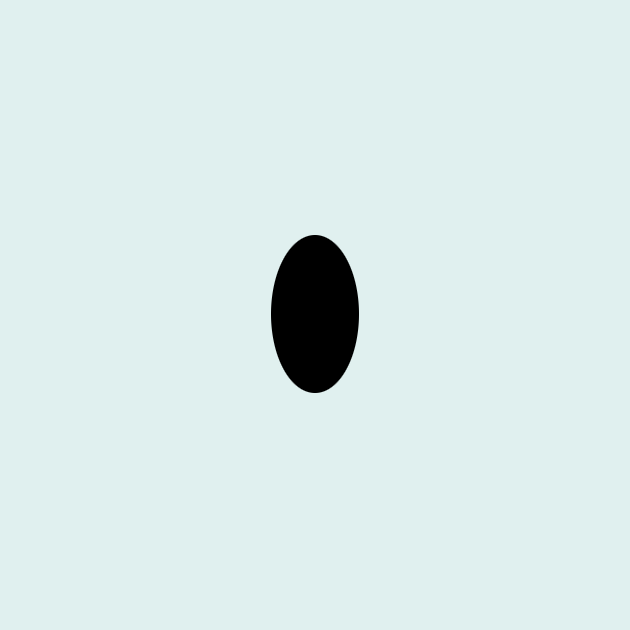
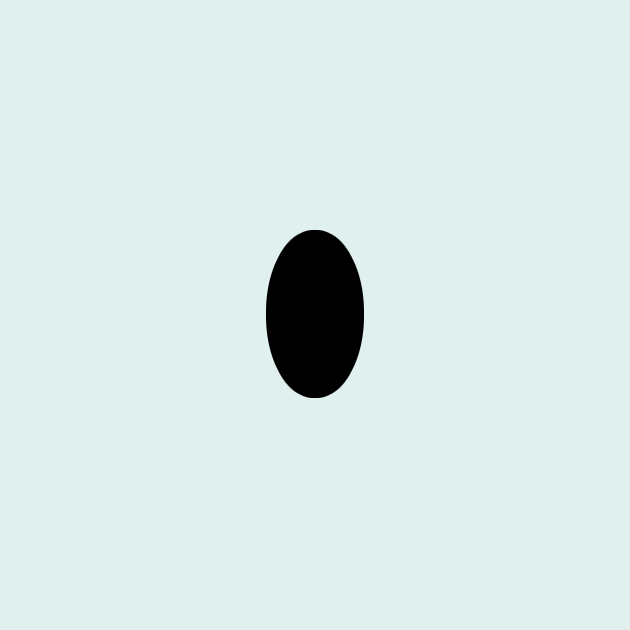
Revision of a layered (630, 630) image; what changed, layer by layer:
painted on "Dark" over [266, 230, 364, 398]
